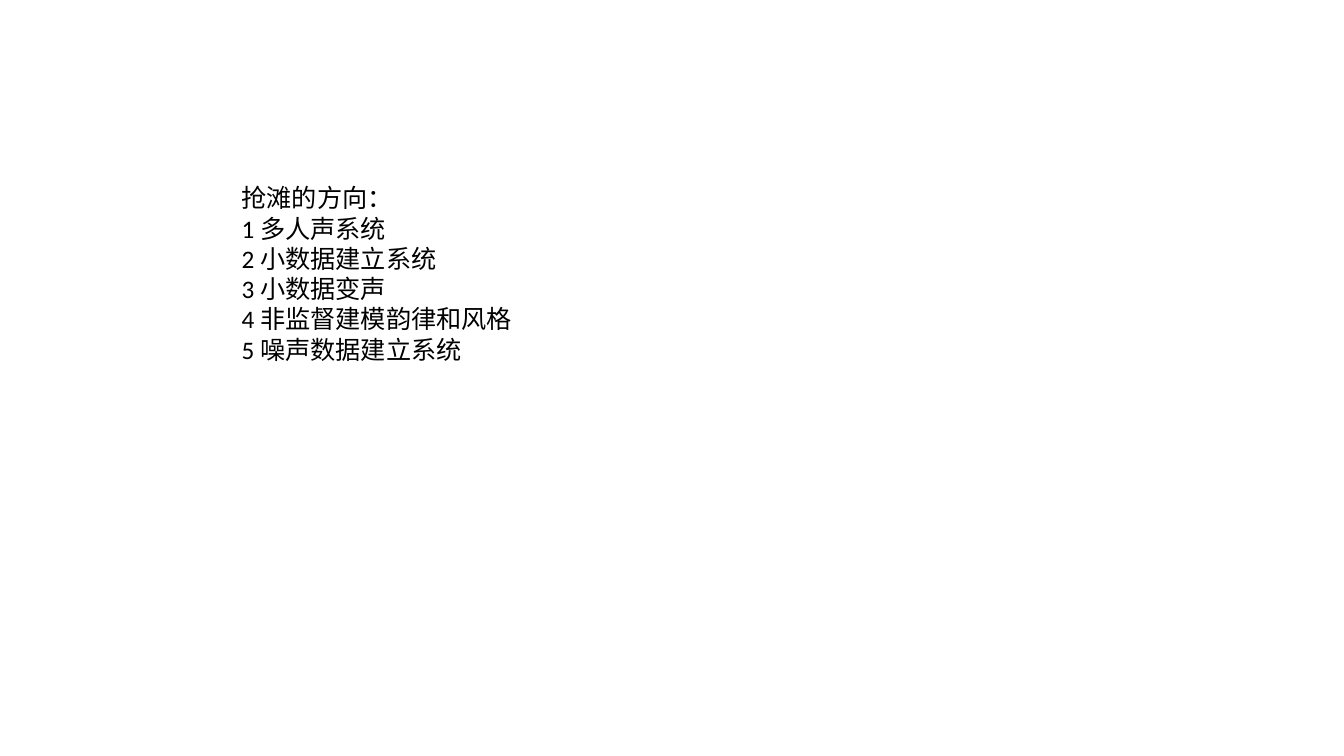
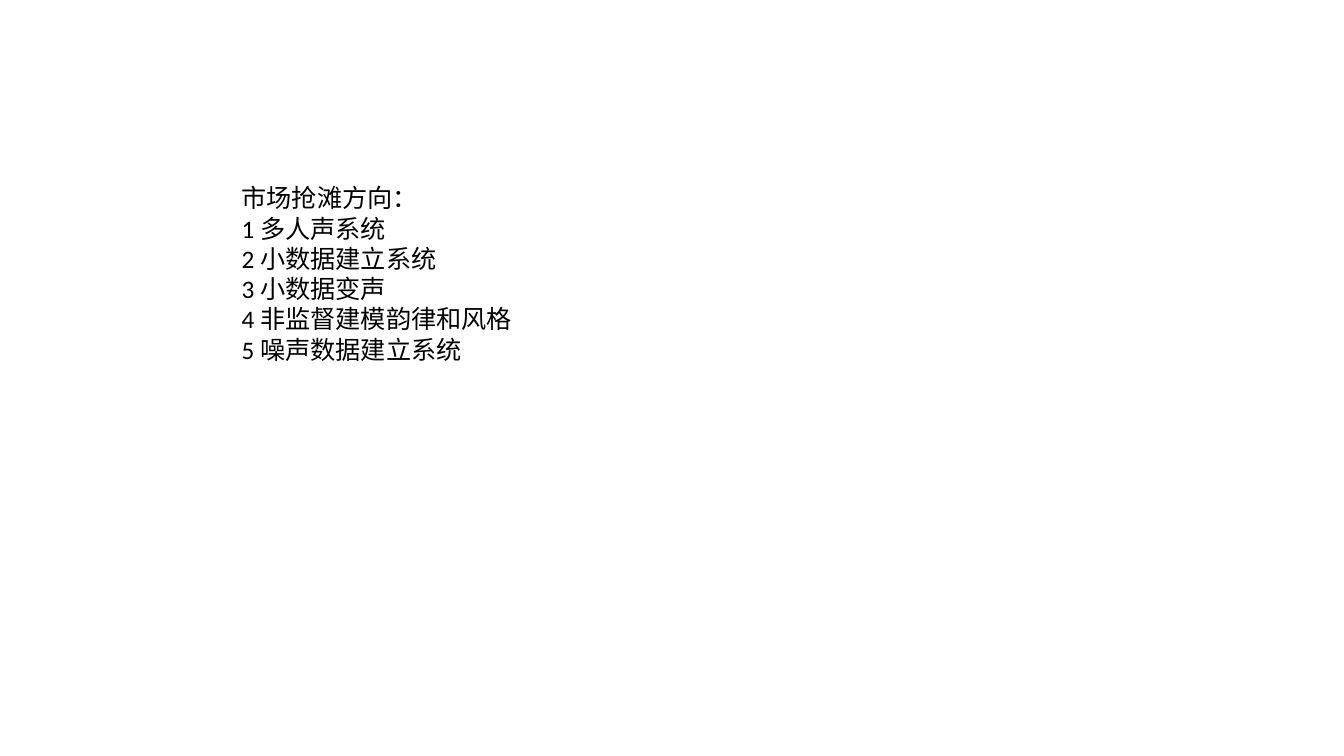
Before and after one commit to kitlomer/MuyuCoreTechnique, a slide deck: slide 3 of tts.pptx. Drawn at 1344x756 pixels with LibreOffice and Linux fonts; fonts in the diff are those of the drawing. Boxes give left, top, right and bottom in pixels: in the first picture for what was removed or moved away, otherwise in the second. Text is boxed around its words. In the diff, an @@ line names an element or a change of style, - is before the commit and + after.

```diff
--- a/tts.pptx
+++ b/tts.pptx
@@ text at (x1=242, y1=185, x2=418, y2=209): text changed @@
-抢滩的方向：
+市场抢滩方向：
```
Also in this commit, not shown: 2 other slides changed.
